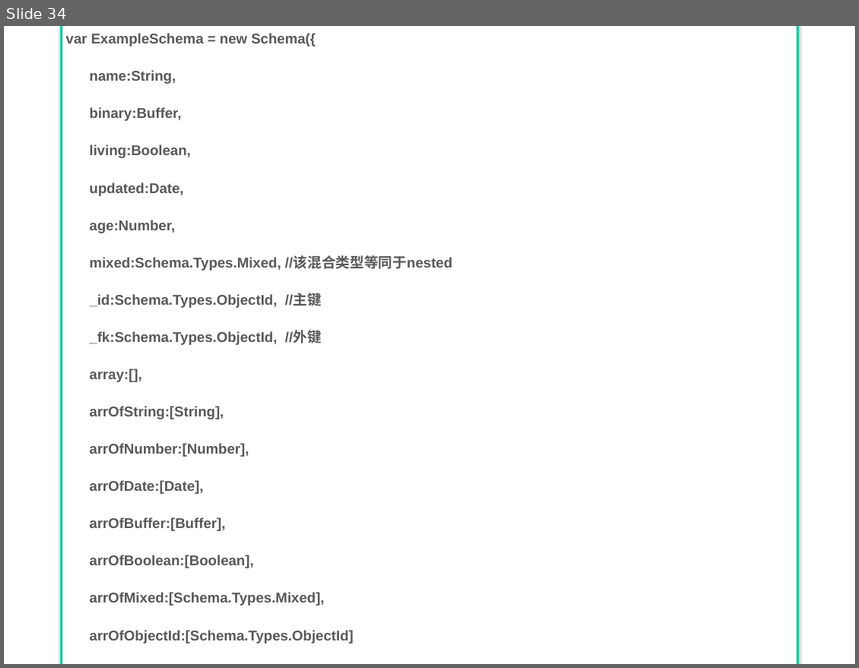
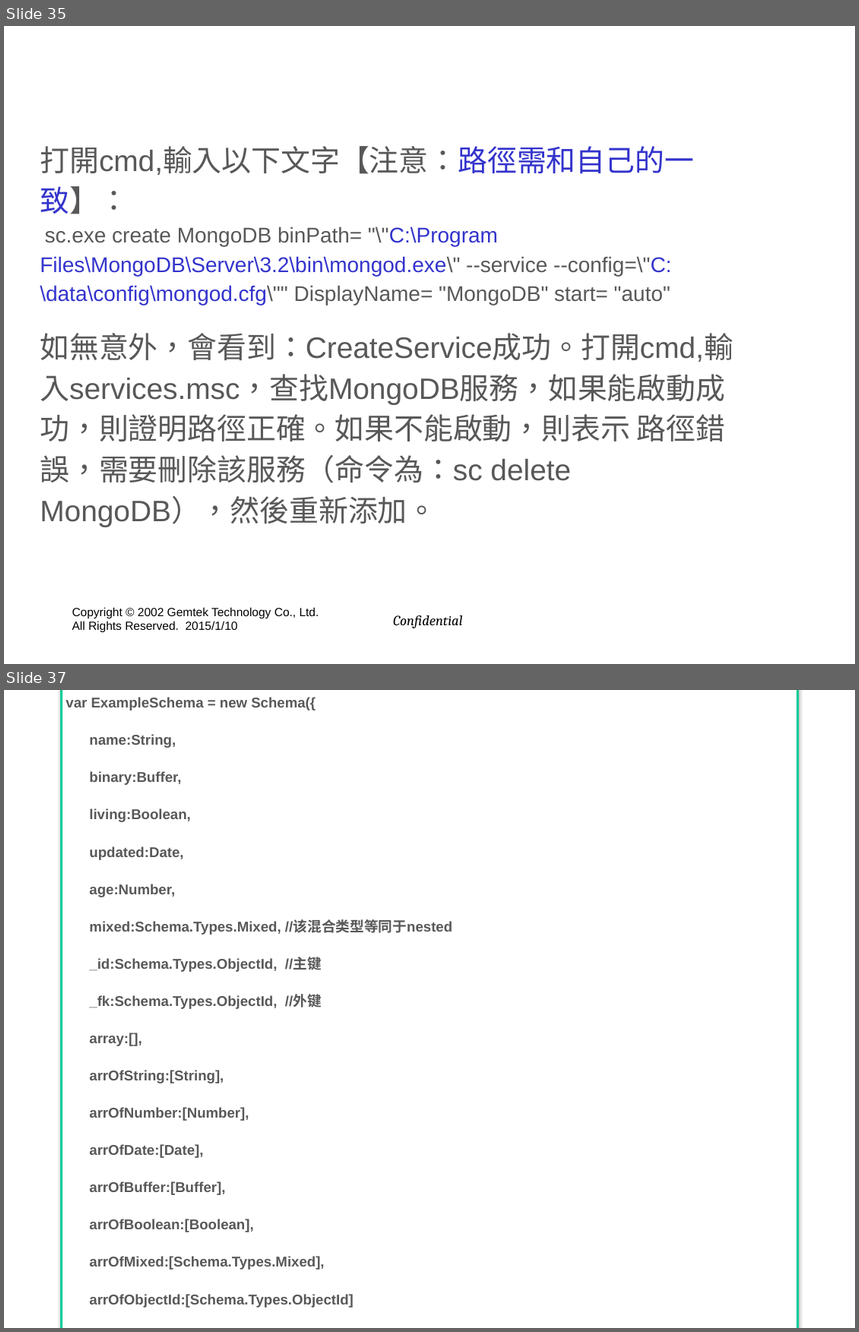
Before and after one commit to hyper570908/tools, a slide deck: doc/GIot_Session(win7).pptx. Shown one above the other, each under a label of ours: slide 34 before the commit, slides 35 and 37 after it; the slides between them are not shown. The pictures are 859x668 and 859x1332 pixels, drawn with LibreOffice and Linux fonts; fonts in the diff are those of the drawing; background and template pictures are left out. Boxes give left, top, right and bottom in pixels: in the first picture for what was removed or moved away, otherwise in the second. Text is boxed around its words. In the diff, an @@ line names an element or a change of style, - is before the commit and + after.

```diff
--- a/doc/GIot_Session(win7).pptx
+++ b/doc/GIot_Session(win7).pptx
@@ slide 35 added at [4, 26, 855, 664], background picture (left out) @@
@@ title added at [56, 32, 780, 116], 40 pt, text #FFFFFF @@
+MongoDB服務2
@@ text added at [40, 146, 734, 527], 18 pt, text #585858 @@
+打開cmd,輸入以下文字【注意：路徑需和自己的一致】：
+sc.exe create MongoDB binPath= "\"C:\Program Files\MongoDB\Server\3.2\bin\mongod.exe\" --service --config=\"C:\data\config\mongod.cfg\"" DisplayName= "MongoDB" start= "auto"
+如無意外，會看到：CreateService成功。打開cmd,輸入services.msc，查找MongoDB服務，如果能啟動成功，則證明路徑正確。如果不能啟動，則表示 路徑錯誤，需要刪除該服務（命令為：sc delete MongoDB），然後重新添加。
@@ text added at [72, 607, 319, 633], 10 pt, text #000000 @@
+Copyright © 2002 Gemtek Technology Co., Ltd.
+All Rights Reserved. 2015/1/10
@@ text added at [393, 616, 463, 629], 12 pt, text #000000, italic @@
+Confidential
@@ what was slide 34 is now slide 37 @@
```
Also in this commit, not shown: 42 slides changed, 2 other slides added, 59 other files.
